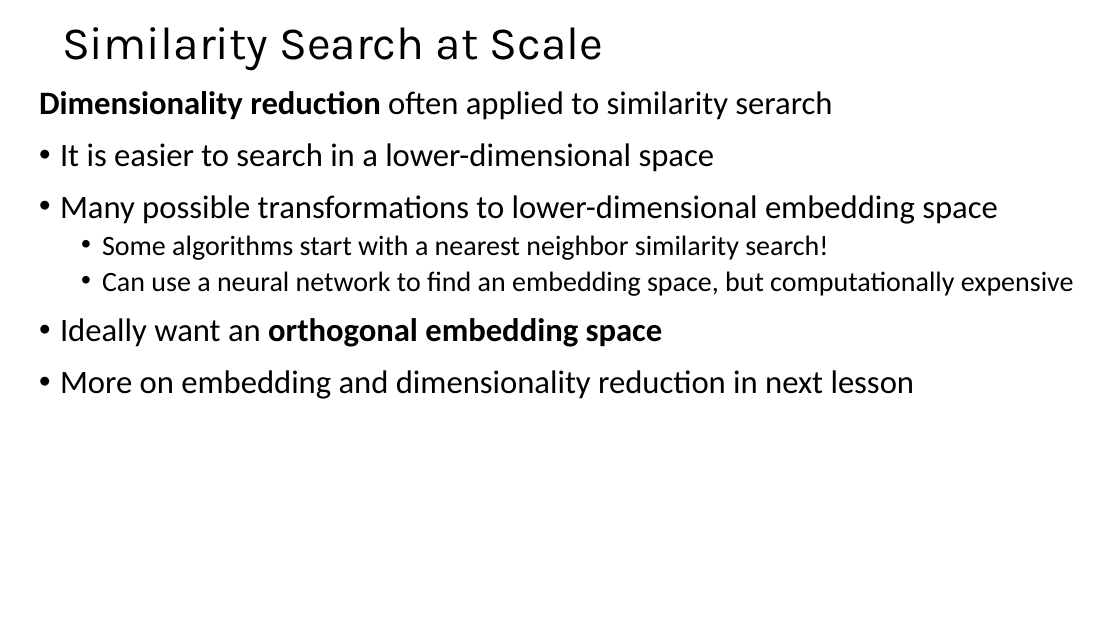
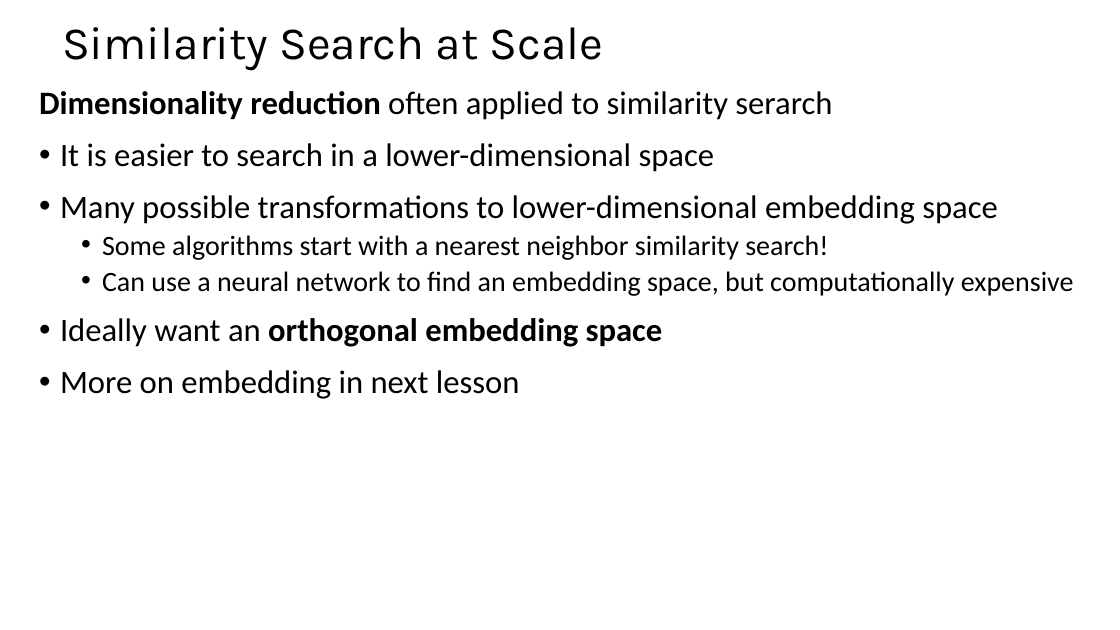
Before and after one commit to StephenElston/CSCI-E-108, a slide deck: slide 10 of slides/8_EfficientSimilaritySearch_Part1.pptx. Drawn at 1120x630 pixels with LibreOffice and Linux fonts; fonts in the diff are those of the drawing. Boxes give left, top, right and bottom in pixels: in the first picture for what was removed or moved away, otherwise in the second. Text is boxed around its words. In the diff, an @@ line names an element or a change of style, - is before the commit and + after.

Commit message:
Edited slides

```diff
--- a/slides/8_EfficientSimilaritySearch_Part1.pptx
+++ b/slides/8_EfficientSimilaritySearch_Part1.pptx
@@ text at (60, 370, 520, 399): text changed @@
-• More on embedding and dimensionality reduction in next lesson
+• More on embedding in next lesson
```
Also in this commit, not shown: 1 other slide changed.
